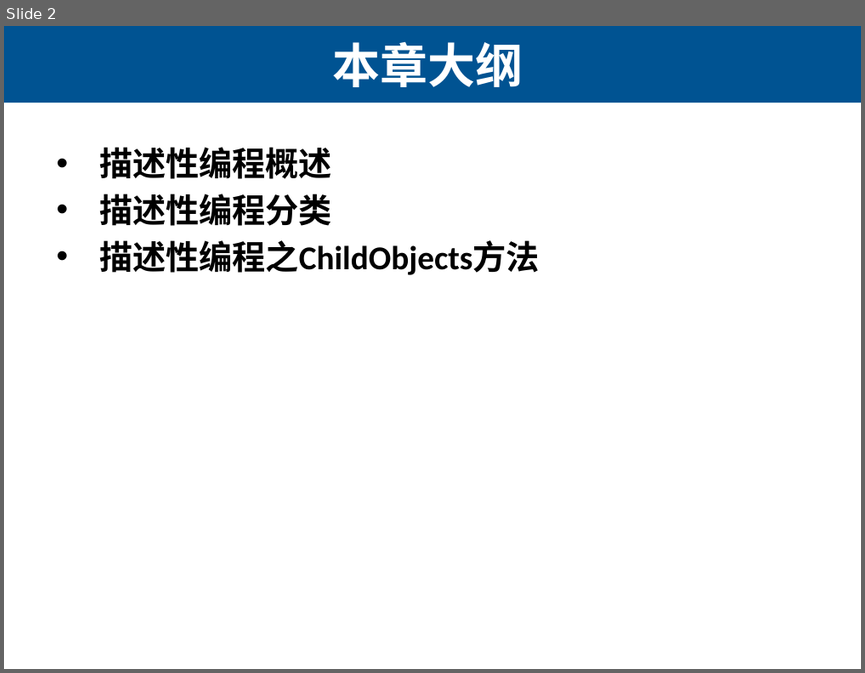
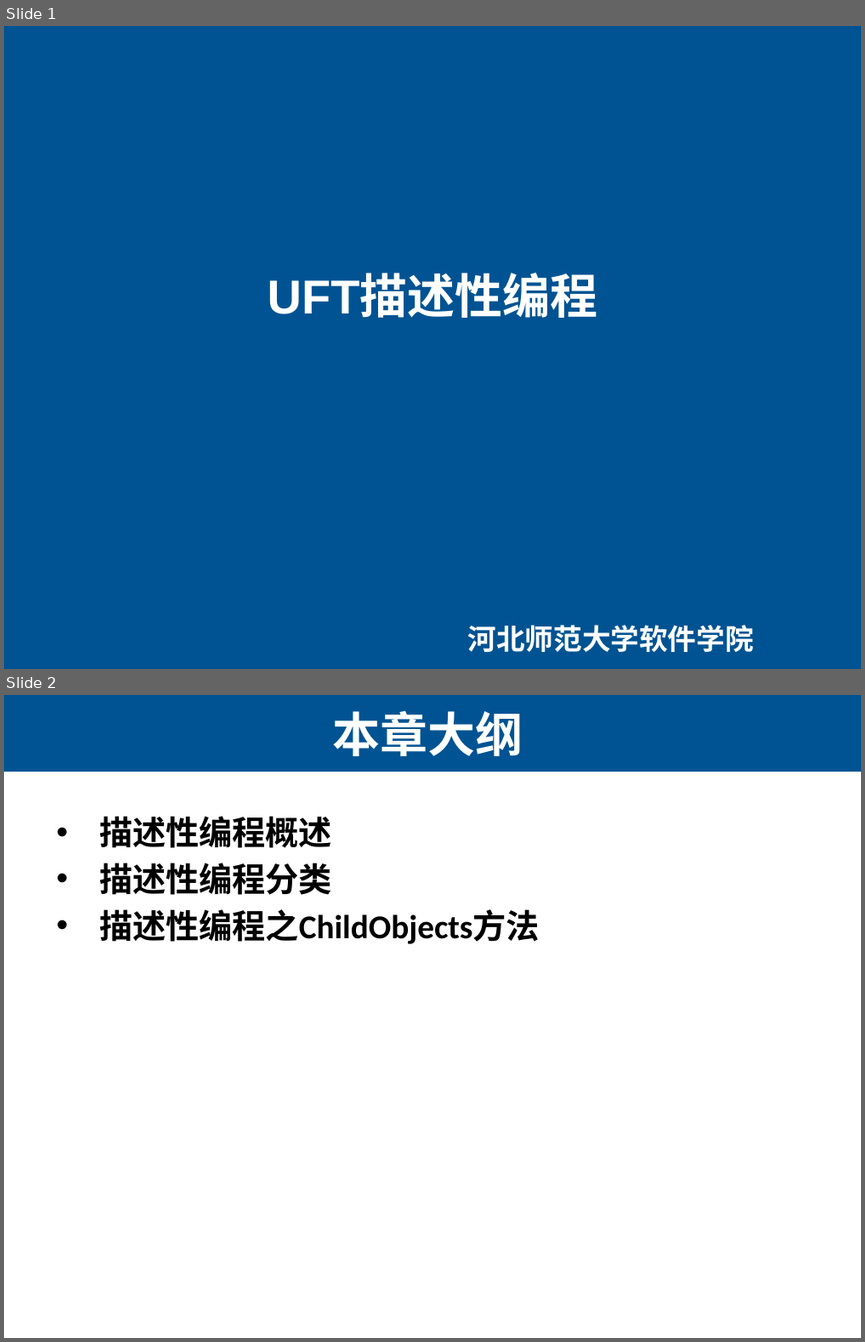
Before and after one commit to edu2act/course-uft, a slide deck: PPT/06 UFT Description Programme.pptx. Shown one above the other, each under a label of ours: slide 2 before the commit, slides 1 and 2 after it. The pictures are 865x673 and 865x1342 pixels, drawn with LibreOffice and Linux fonts; fonts in the diff are those of the drawing. Boxes give left, top, right and bottom in pixels: in the first picture for what was removed or moved away, otherwise in the second. Text is boxed around its words. In the diff, an @@ line names an element or a change of style, - is before the commit and + after.

```diff
--- a/PPT/06 UFT Description Programme.pptx
+++ b/PPT/06 UFT Description Programme.pptx
@@ slide 1 added at <box>4,26,861,669</box>, background #FFFFFF; not listed: 1 template element that a slide beside it also shows @@
@@ rectangle added at <box>4,103,861,669</box>, fill #005392 @@
@@ title added at <box>268,276,597,318</box>, 40 pt, text #FFFFFF, bold @@
+UFT描述性编程
@@ text added at <box>468,624,754,652</box>, 24 pt, text #FFFFFF, bold @@
+河北师范大学软件学院
```
Also in this commit, not shown: 1 slide changed, 1 slide removed, 5 other files.
